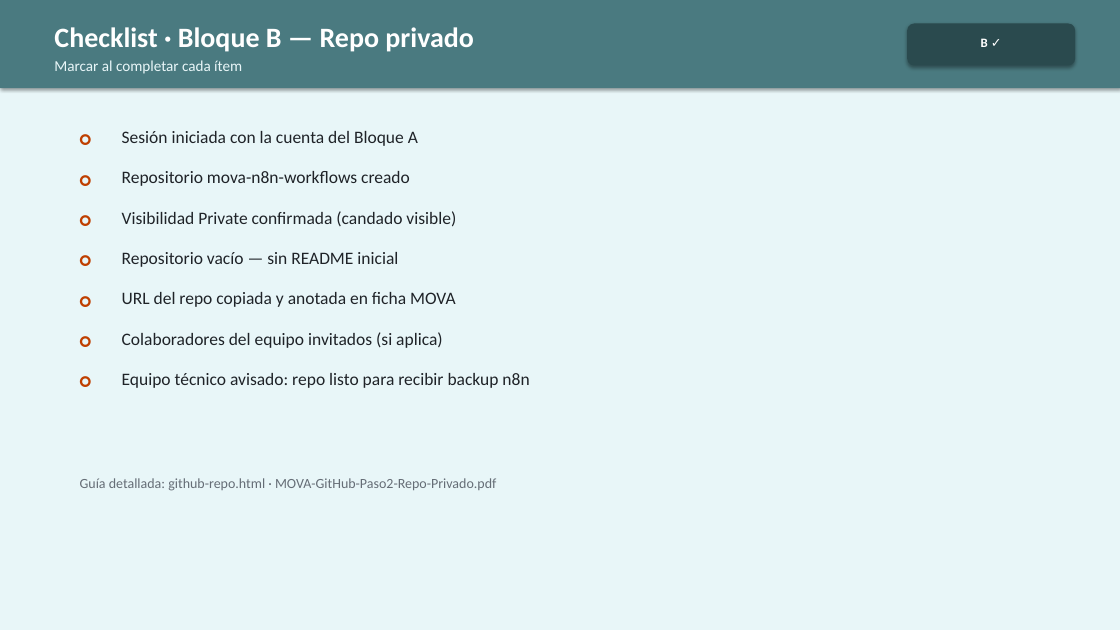
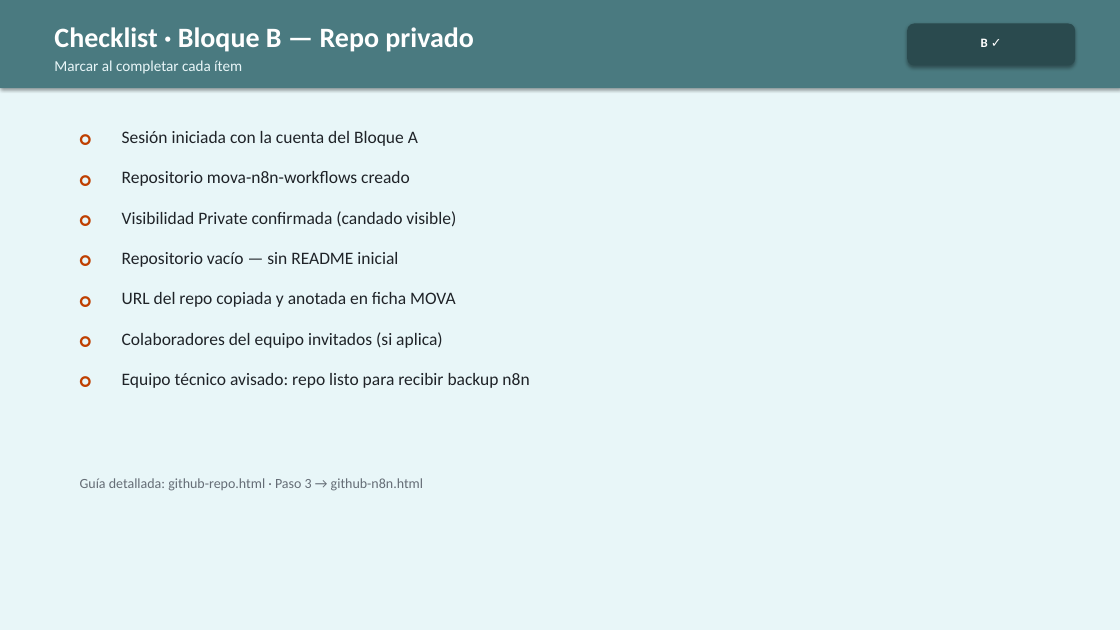
Before and after one commit to JosefaOgalde/organizacion, a slide deck: slide 6 of index/clientes/mkof/MOVA-GitHub-N8n-Checklist.pptx. Drawn at 1120x630 pixels with LibreOffice and Linux fonts; fonts in the diff are those of the drawing. Boxes give left, top, right and bottom in pixels: in the first picture for what was removed or moved away, otherwise in the second. Text is boxed around its words. In the diff, an @@ line names an element or a change of style, - is before the commit and + after.

```diff
--- a/index/clientes/mkof/MOVA-GitHub-N8n-Checklist.pptx
+++ b/index/clientes/mkof/MOVA-GitHub-N8n-Checklist.pptx
@@ text at [80,478,423,491]: text changed @@
-Guía detallada: github-repo.html · MOVA-GitHub-Paso2-Repo-Privado.pdf
+Guía detallada: github-repo.html · Paso 3 → github-n8n.html
```
Also in this commit, not shown: 7 other slides changed, 2 slides added, 13 other files.
